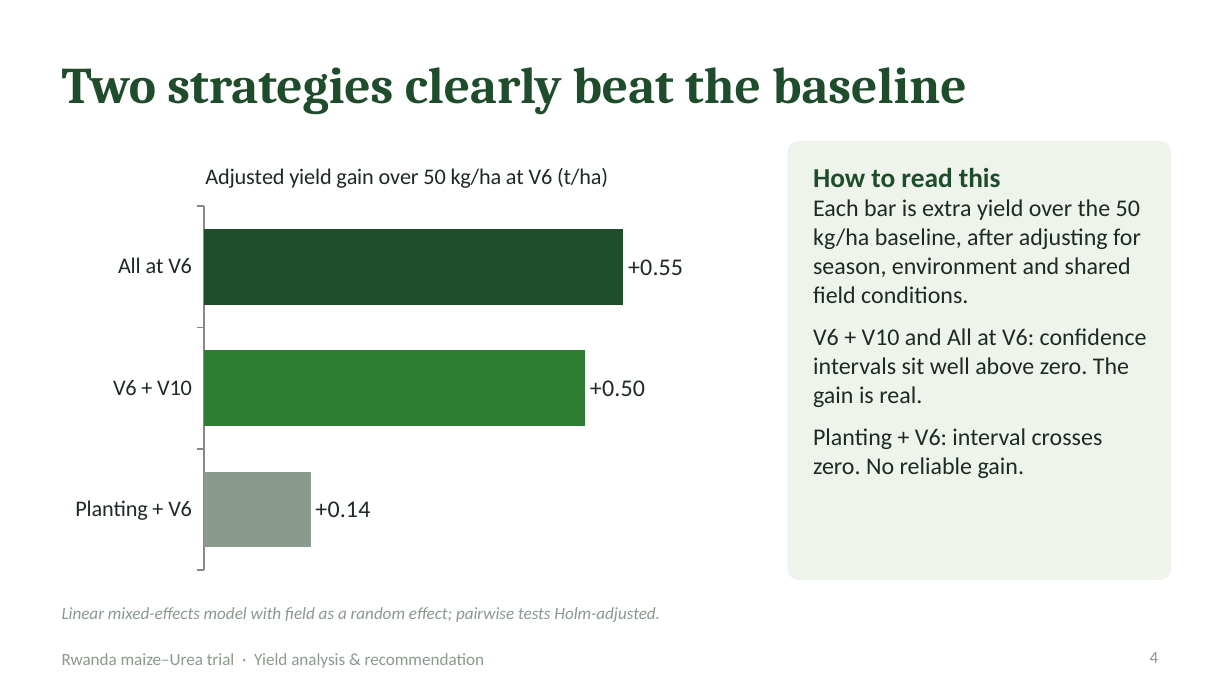
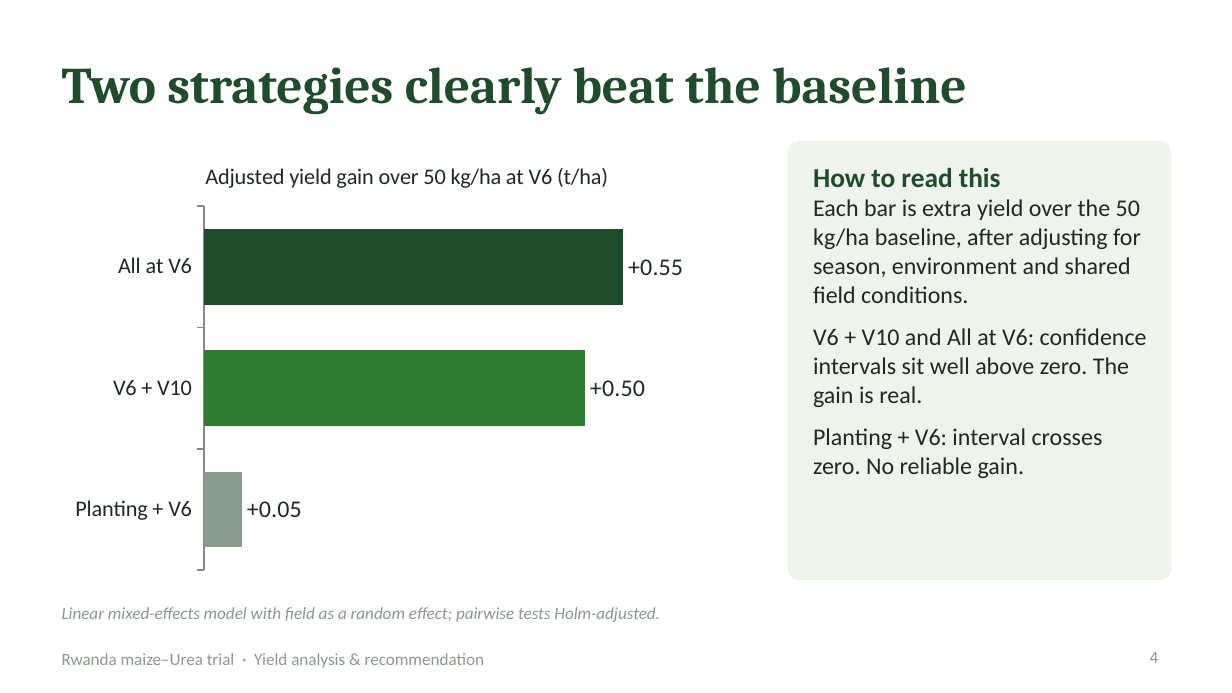
Before and after one commit to Vin-Okumu/maize-yield-optimization, a slide deck: slide 4 of 03_Report/reports/Maize_Yield_Client_Deck.pptx. Drawn at 1232x693 pixels with LibreOffice and Linux fonts; fonts in the diff are those of the drawing. Boxes give left, top, right and bottom in pixels: in the first picture for what was removed or moved away, otherwise in the second. Text is boxed around its words. In the diff, an @@ line names an element or a change of style, - is before the commit and + after.

```diff
--- a/03_Report/reports/Maize_Yield_Client_Deck.pptx
+++ b/03_Report/reports/Maize_Yield_Client_Deck.pptx
@@ bar chart at (62, 142, 752, 579) @@
@@ Series 1, Planting + V6: 0.14 to 0.05 @@
```
Also in this commit, not shown: 6 other slides changed, 44 other files.
